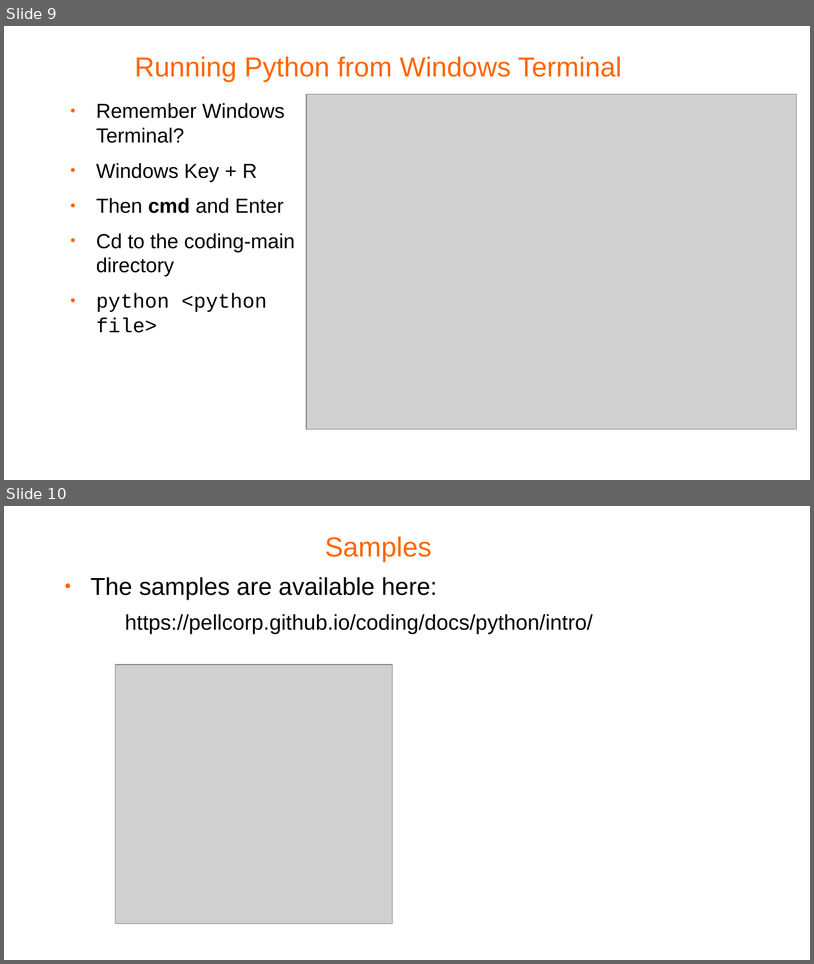
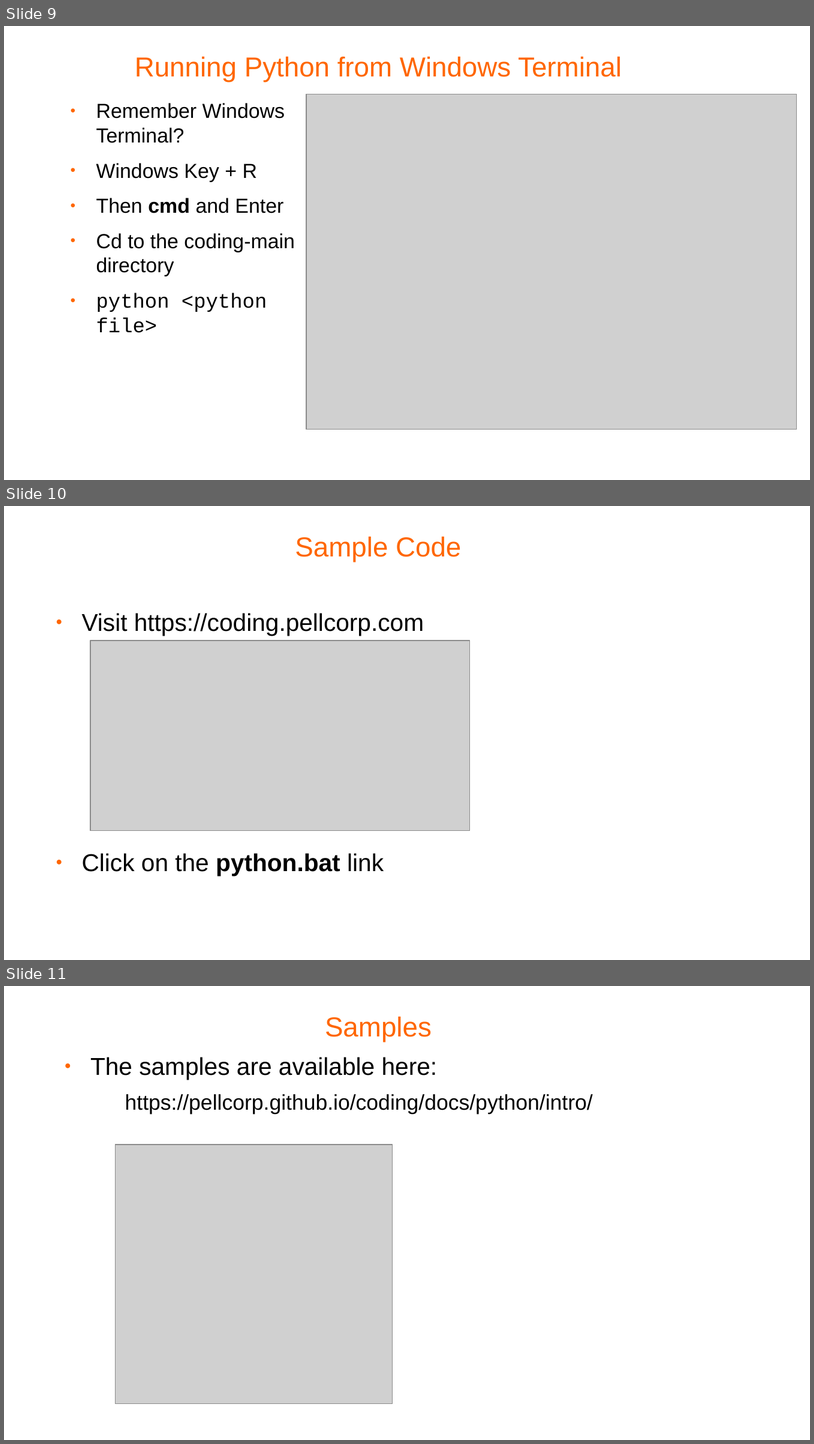
Before and after one commit to pellcorp/coding, a slide deck: docs/python-coding.odp. Shown one above the other, each under a label of ours: slides 9 and 10 before the commit, slides 9, 10 and 11 after it. The pictures are 814x964 and 814x1444 pixels, drawn with LibreOffice and Linux fonts; fonts in the diff are those of the drawing; grey boxes stand for pictures; background and template pictures are left out. Boxes give left, top, right and bottom in pixels: in the first picture for what was removed or moved away, otherwise in the second. Text is boxed around its words. In the diff, an @@ line names an element or a change of style, - is before the commit and + after.

```diff
--- a/docs/python-coding.odp
+++ b/docs/python-coding.odp
@@ slide 10 added at <box>4,506,810,960</box>, background #FFFFFF @@
@@ title added at <box>295,537,461,562</box>, 27 pt, text #FF6600 @@
+Sample Code
@@ text added at <box>82,613,424,876</box>, 24 pt, text #000000 @@
+● Visit https://coding.pellcorp.com
+● Click on the python.bat link
@@ picture added at <box>90,640,470,830</box> @@
@@ what was slide 10 is now slide 11 @@
```
Also in this commit, not shown: 3 other files.
